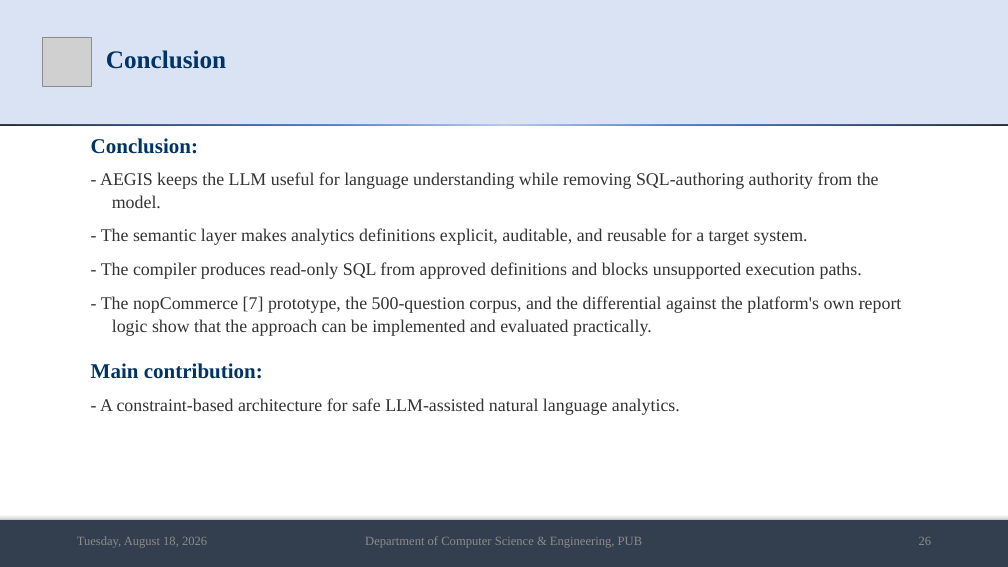
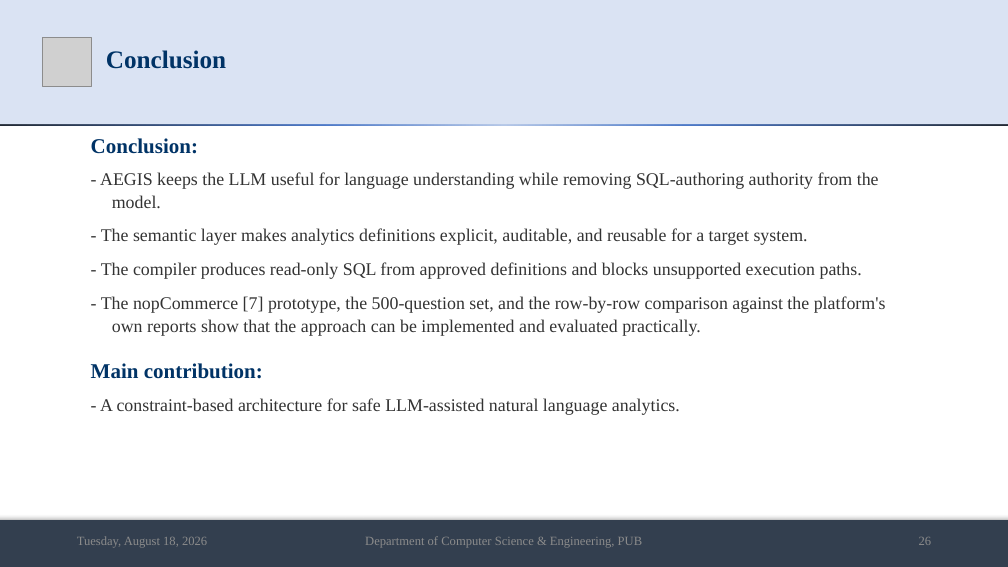
Before and after one commit to md-riaz/AEGIS-Research, a slide deck: slide 26 of docs/scripts/Md_Riaz_Final_Defense_0322310105101024.pptx. Drawn at 1008x567 pixels with LibreOffice and Linux fonts; fonts in the diff are those of the drawing; grey boxes stand for pictures. Boxes give left, top, right and bottom in pixels: in the first picture for what was removed or moved away, otherwise in the second. Text is boxed around its words. In the diff, an @@ line names an element or a change of style, - is before the commit and + after.

```diff
--- a/docs/scripts/Md_Riaz_Final_Defense_0322310105101024.pptx
+++ b/docs/scripts/Md_Riaz_Final_Defense_0322310105101024.pptx
@@ text at <box>101,296,886,336</box>: text changed @@
-- The nopCommerce [7] prototype, the 500-question corpus, and the differential against the platform's own report logic show that the approach can be implemented and evaluated practically.
+- The nopCommerce [7] prototype, the 500-question set, and the row-by-row comparison against the platform's own reports show that the approach can be implemented and evaluated practically.
```
Also in this commit, not shown: 4 other slides changed, 2 other files.
